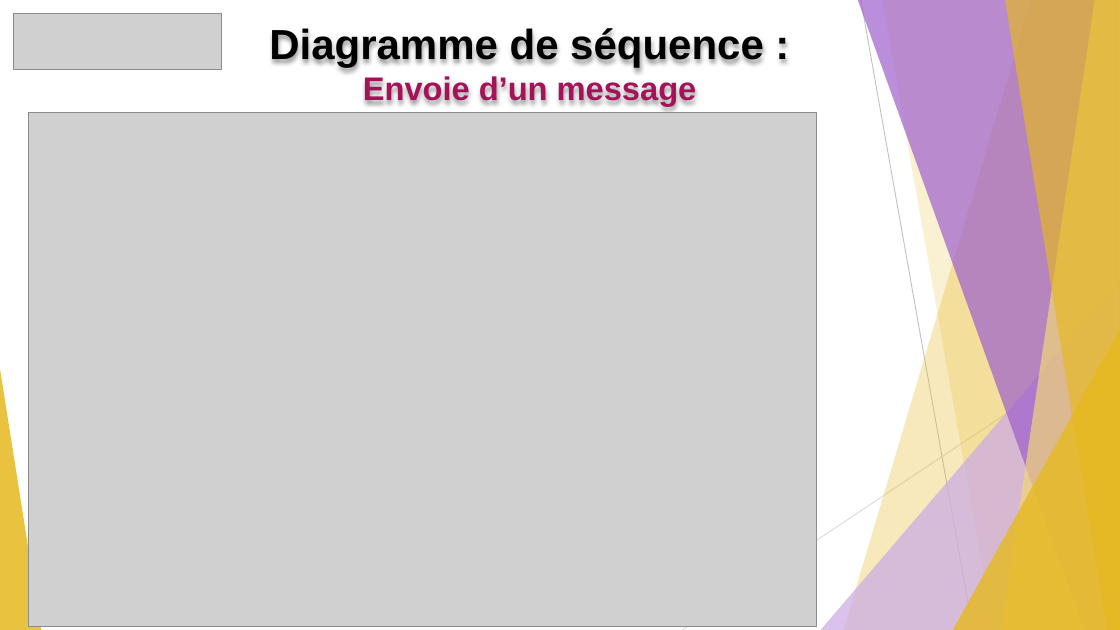
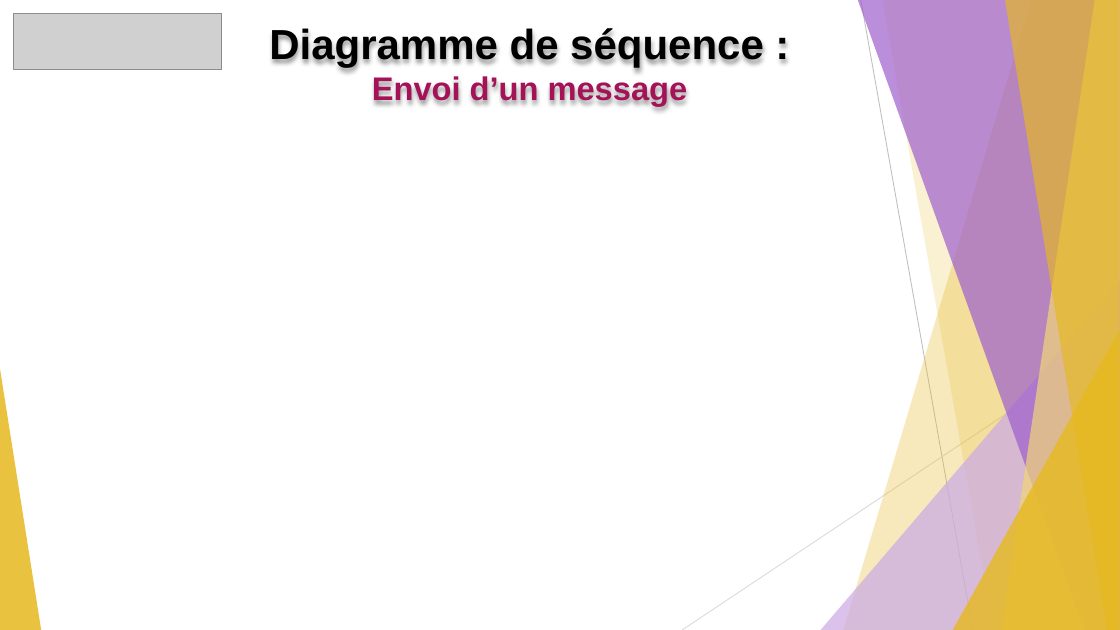
Before and after one commit to GuiguiMvn/Systeme-Escape-Game-Telethon, a slide deck: slide 8 of Nathan/Compte-rendus/REVUE-R2-GUIGAND-SFL6.pptx. Drawn at 1120x630 pixels with LibreOffice and Linux fonts; fonts in the diff are those of the drawing; grey boxes stand for pictures. Boxes give left, top, right and bottom in pixels: in the first picture for what was removed or moved away, otherwise in the second. Text is boxed around its words. In the diff, an @@ line names an element or a change of style, - is before the commit and + after.

```diff
--- a/Nathan/Compte-rendus/REVUE-R2-GUIGAND-SFL6.pptx
+++ b/Nathan/Compte-rendus/REVUE-R2-GUIGAND-SFL6.pptx
@@ text at (x1=269, y1=25, x2=764, y2=106): text changed @@
-Diagramme de séquence : Envoie d’un message
+Diagramme de séquence : Envoi d’un message
@@ picture removed at (x1=29, y1=112, x2=816, y2=627) @@
```
Also in this commit, not shown: 4 other slides changed, 1 other file.
